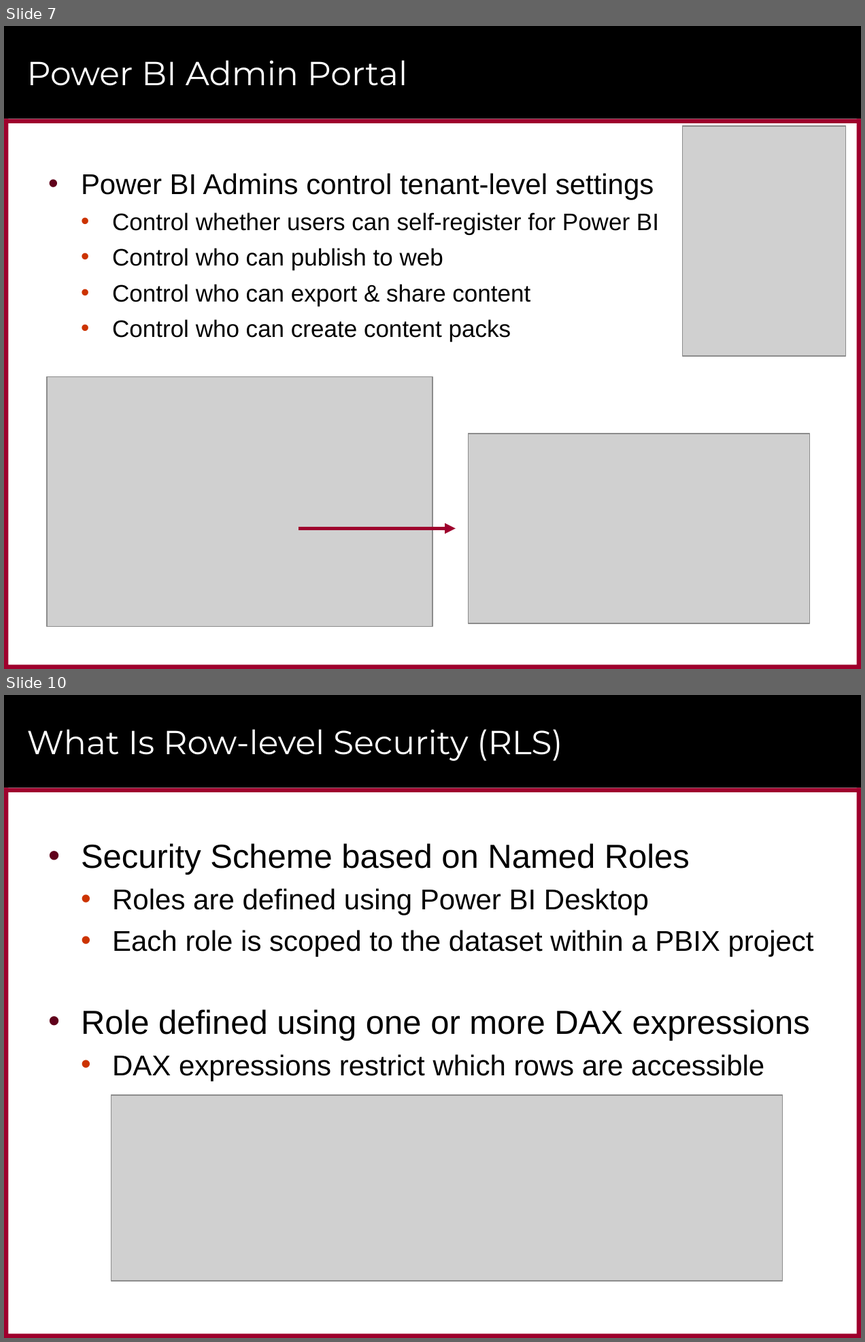
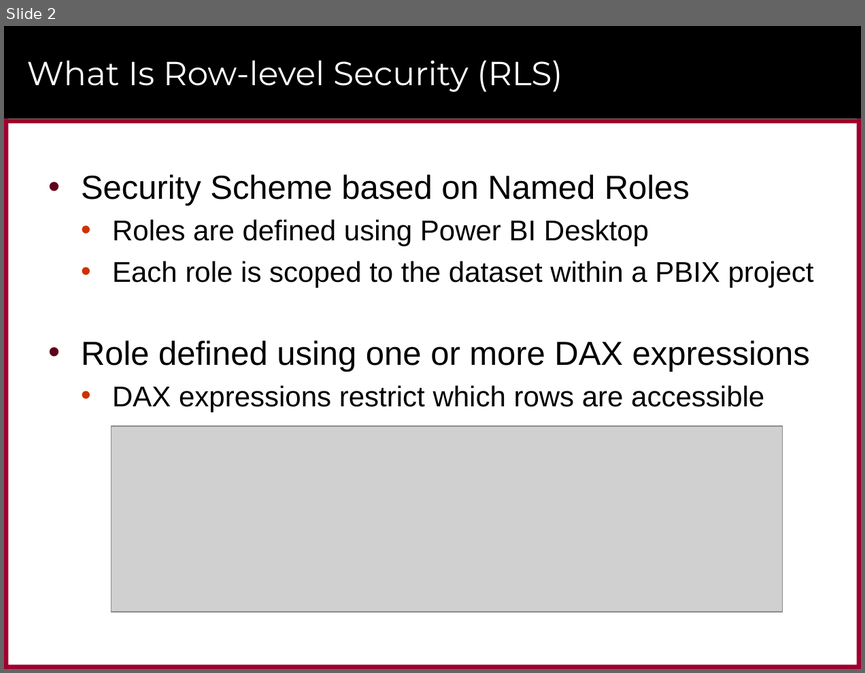
Before and after one commit to PowerBiDevCamp/Camp-Sessions, a slide deck: Presentations/Row Level Security.pptx. Shown one above the other, each under a label of ours: slides 7 and 10 before the commit, slide 2 after it; the slides between them are not shown. The pictures are 865x1342 and 865x673 pixels, drawn with LibreOffice and Linux fonts; fonts in the diff are those of the drawing; grey boxes stand for pictures; background and template pictures are left out. Boxes give left, top, right and bottom in pixels: in the first picture for what was removed or moved away, otherwise in the second. Text is boxed around its words. In the diff, an @@ line names an element or a change of style, - is before the commit and + after.

```diff
--- a/Presentations/Row Level Security.pptx
+++ b/Presentations/Row Level Security.pptx
@@ slide 7 removed at <box>4,26,861,669</box>, background #FFFFFF; not listed: 6 template elements that a slide beside it also shows @@
@@ title removed at <box>27,60,407,86</box> @@
-Power BI Admin Portal
@@ picture removed at <box>683,126,845,356</box> @@
@@ text removed at <box>81,173,659,342</box> @@
-• Power BI Admins control tenant-level settings
-  • Control whether users can self-register for Power BI
-  • Control who can publish to web
-  • Control who can export & share content
-  • Control who can create content packs
@@ picture removed at <box>47,376,432,626</box> @@
@@ picture removed at <box>468,433,809,623</box> @@
@@ arrow removed from (298, 528) to (456, 528) @@
@@ what was slide 10 is now slide 2 @@
```
Also in this commit, not shown: 6 slides changed, 3 slides added, 8 other slides removed, 3 other files.
